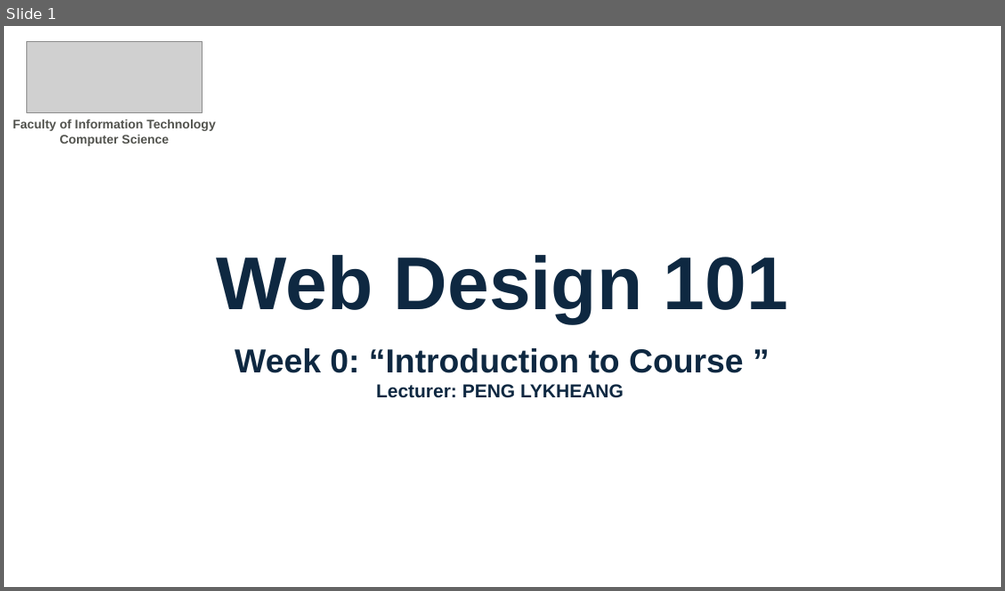
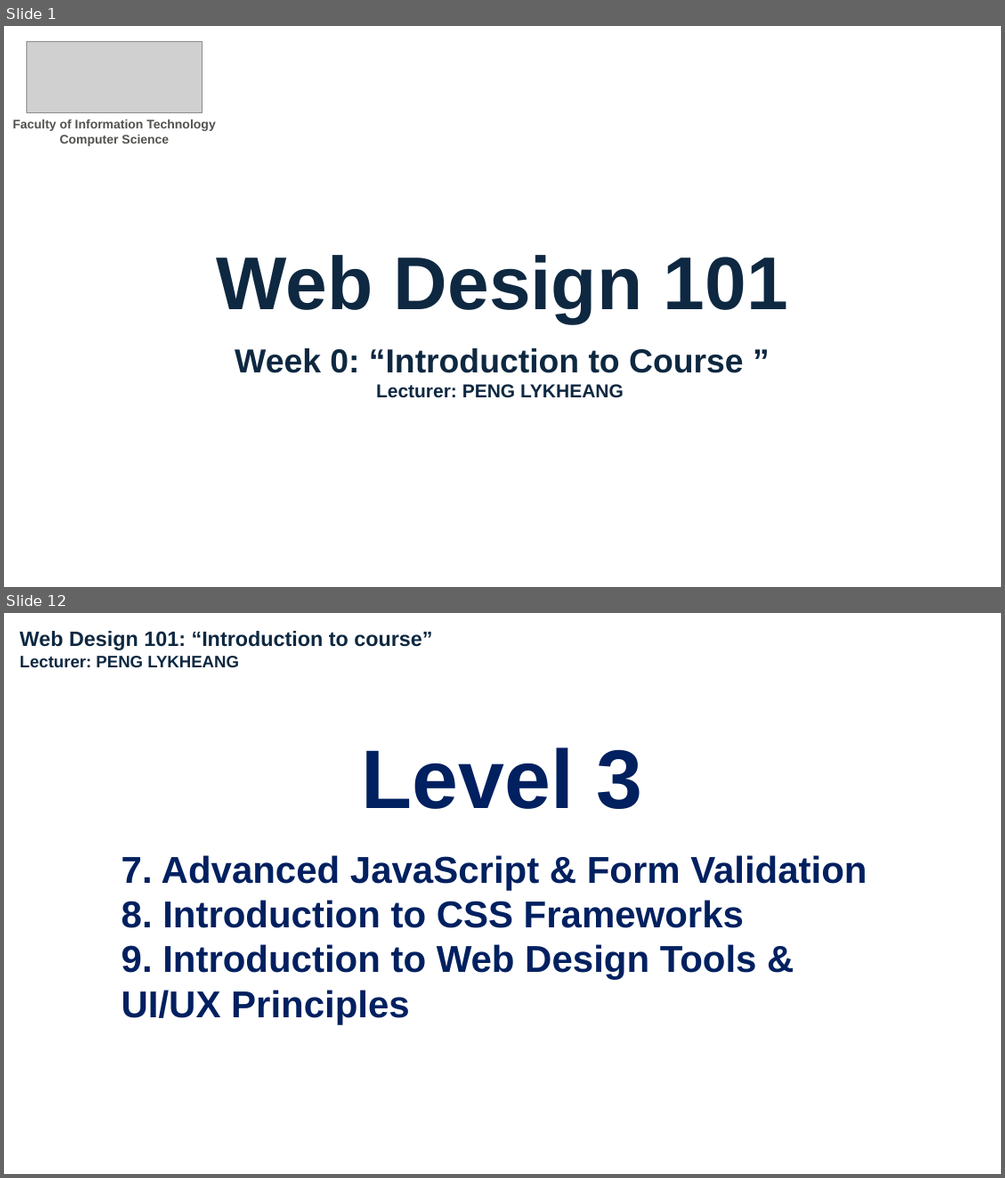
Before and after one commit to LykheangPeng/PBSU_Web_Design_101, a slide deck: Slide/Week 0.pptx. Shown one above the other, each under a label of ours: slide 1 before the commit, slides 1 and 12 after it; the slides between them are not shown. The pictures are 1005x591 and 1005x1178 pixels, drawn with LibreOffice and Linux fonts; fonts in the diff are those of the drawing; grey boxes stand for pictures. Boxes give left, top, right and bottom in pixels: in the first picture for what was removed or moved away, otherwise in the second. Text is boxed around its words. In the diff, an @@ line names an element or a change of style, - is before the commit and + after.

```diff
--- a/Slide/Week 0.pptx
+++ b/Slide/Week 0.pptx
@@ slide 12 added at <box>4,613,1001,1174</box>, background #FFFFFF @@
@@ text added at <box>20,631,432,667</box>, 20 pt, text #0E2841, bold @@
+Web Design 101: “Introduction to course”
+Lecturer: PENG LYKHEANG
@@ text added at <box>362,747,643,809</box>, 80 pt, text #002060, bold @@
+Level 3
@@ text added at <box>121,855,866,1024</box>, 36 pt, text #002060, bold @@
+7. Advanced JavaScript & Form Validation
+8. Introduction to CSS Frameworks
+9. Introduction to Web Design Tools & UI/UX Principles
```
Also in this commit, not shown: 16 other slides added, 1 other file.
